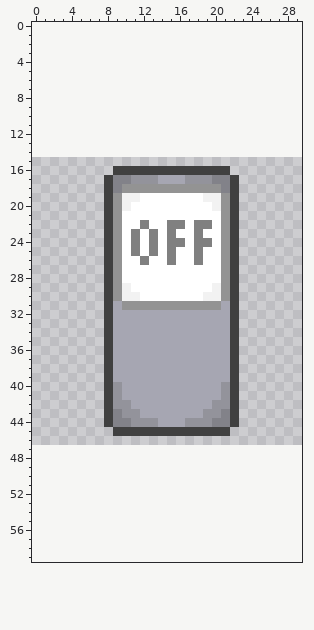
A pixel-art sprite gets an edit: PointAndClick/Object/Interactible/Lever_Off.png. Above: the version before the commit.
The file is 32x32 pixels. Pixels under 10% opacity are left out. The old version is drawn lined up with the new one, on the new canvas.
After the commit:
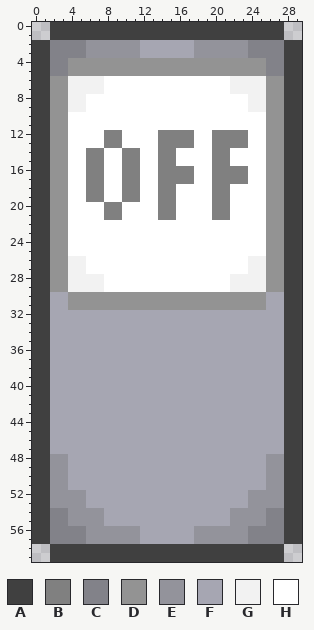
Palette (. is transparent): A #404040  B #808080  C #828289  D #939393  E #93939b  F #a6a6b2  G #f2f2f2  H #ffffff
The edit:
canvas 32x32 -> 30x60, the old top-left corner now at 0,15 (the part of the old canvas that was cut away was empty and is not shown)
Changed rows in their new state; - is an unchanged pixel.
first column x 0:
 0 --AAAAAAAAAAAAAAAAAAAAAAAAAA--
 1 --AAAAAAAAAAAAAAAAAAAAAAAAAA--
 2 AACCCCEEEEEEFFFFFFEEEEEECCCCAA
 3 AACCCCEEEEEEFFFFFFEEEEEECCCCAA
 4 AACCDDDDDDDDDDDDDDDDDDDDDDCCAA
 5 AACCDDDDDDDDDDDDDDDDDDDDDDCCAA
 6 AADDGGGGHHHHHHHHHHHHHHGGGGDDAA
 7 AADDGGGGHHHHHHHHHHHHHHGGGGDDAA
 8 AADDGGHHHHHHHHHHHHHHHHHHGGDDAA
 9 AADDGGHHHHHHHHHHHHHHHHHHGGDDAA
10 AADDHHHHHHHHHHHHHHHHHHHHHHDDAA
11 AADDHHHHHHHHHHHHHHHHHHHHHHDDAA
12 AADDHHHHBBHHHHBBBBHHBBBBHHDDAA
13 AADDHHHHBBHHHHBBBBHHBBBBHHDDAA
14 AADDHHBBHHBBHHBBHHHHBBHHHHDDAA
15 AADDHHBBHHBBHHBBHHHHBBHHHHDDAA
16 AADDHHBBHHBBHHBBBBHHBBBBHHDDAA
17 AADDHHBBHHBBHHBBBBHHBBBBHHDDAA
18 AADDHHBBHHBBHHBBHHHHBBHHHHDDAA
19 AADDHHBBHHBB--BB---HBBHHHHDDAA
20 AADDHHHHBBH---BB----BBHHHHDDAA
21 AADDHHHHBB----BB----BBHHHHDDAA
22 AADDHHHHHH--H--HH-HH-HHHHHDDAA
23 AADDHHHHHH-H-H-H--H--HHHHHDDAA
24 AADDHHHHHH-H-H-HH-HH-HHHHHDDAA
25 AADDHHHHHH-H-H-H--H--HHHHHDDAA
26 AADDGGHHHH--H--H--H--HHHGGDDAA
27 AADDGGHHHH-----------HHHGGDDAA
28 AADDGGGGHH-----------HGGGGDDAA
29 AADDGGGGHHH---------HHGGGGDDAA
30 AAFFDDDDD-DDDDDDDDDDD-DDDDFFAA
31 AAFFDDDDDD-----------DDDDDFFAA
32 AAFFFFFFF-------------FFFFFFAA
33 AAFFFFFFF-------------FFFFFFAA
34 AAFFFFFFF-------------FFFFFFAA
35 AAFFFFFFF-------------FFFFFFAA
36 AAFFFFFFF-------------FFFFFFAA
37 AAFFFFFFF-------------FFFFFFAA
38 AAFFFFFFF-------------FFFFFFAA
39 AAFFFFFFF-------------FFFFFFAA
40 AAFFFFFFFF-----------FFFFFFFAA
41 AAFFFFFFFF-----------FFFFFFFAA
42 AAFFFFFFFFF---------FFFFFFFFAA
43 AAFFFFFFFFFF-------FFFFFFFFFAA
44 AAFFFFFFFFFFFF---FFFFFFFFFFFAA
45 AAFFFFFFFFFFFFFFFFFFFFFFFFFFAA
46 AAFFFFFFFFFFFFFFFFFFFFFFFFFFAA
47 AAFFFFFFFFFFFFFFFFFFFFFFFFFFAA
48 AAEEFFFFFFFFFFFFFFFFFFFFFFEEAA
49 AAEEFFFFFFFFFFFFFFFFFFFFFFEEAA
50 AAEEFFFFFFFFFFFFFFFFFFFFFFEEAA
51 AAEEFFFFFFFFFFFFFFFFFFFFFFEEAA
52 AAEEEEFFFFFFFFFFFFFFFFFFEEEEAA
53 AAEEEEFFFFFFFFFFFFFFFFFFEEEEAA
54 AACCEEEEFFFFFFFFFFFFFFEEEECCAA
55 AACCEEEEFFFFFFFFFFFFFFEEEECCAA
56 AACCCCEEEEEEFFFFFFEEEEEECCCCAA
57 AACCCCEEEEEEFFFFFFEEEEEECCCCAA
58 --AAAAAAAAAAAAAAAAAAAAAAAAAA--
59 --AAAAAAAAAAAAAAAAAAAAAAAAAA--
Boxes around the changes in both pictures, in picture pixels (x1, y1, x2, y2):
changed: (32, 22, 302, 562)
